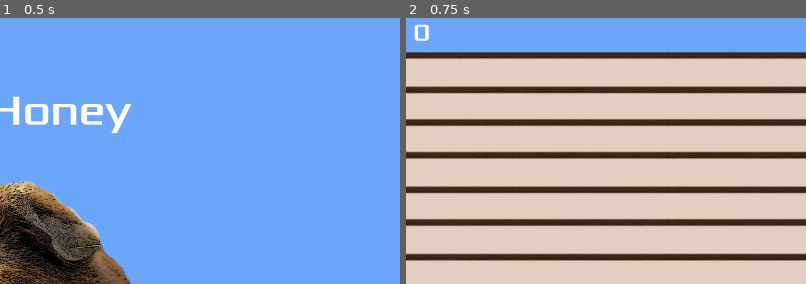
Above: before the commit, frames 1-2 (left to right).
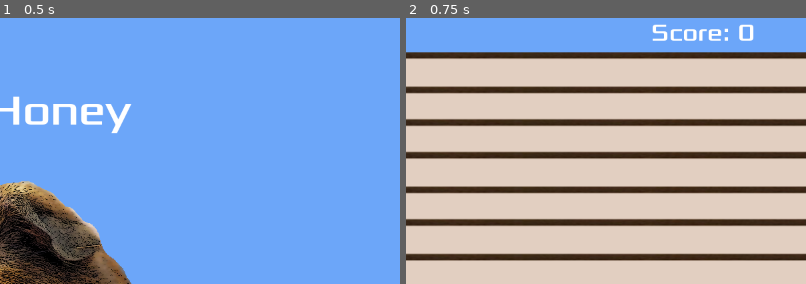
Above: after the commit, the same moments.

Repository: bristol-pride-game-jam/Honey
Game: Godot game, scene res://Main.tscn
Same seed, same stepped clock (60 frames per second), same inputs: the game is played once before the commit and once after it.
Inputs:
- Up to frame 1 (0.5 s): no input
- Up to frame 2 (0.75 s): click "Play" at 0.5 s
The pictures show only the part of the screen within x 48-98%, y 0-50%; the shares and areas given below are measured in that part.

Frame 1 is identical in both runs. In frame 2, 0.8% of the frame differs, in the area x 2-87%, y 2-9%.

Commit message:
Made Score text clearer and right aligned

Diff:
--- a/HUD.gd
+++ b/HUD.gd
@@ -14,9 +14,9 @@
 	$StartButton.hide()
 	$MessageLabel.hide()
 	$Logo.hide()
-	$ScoreLabel.text = "0"
+	$ScoreLabel.text = "Score: 0"
 	$ScoreLabel.show()
 	emit_signal("start_game")
 
 func change_score(score):
-	$ScoreLabel.text = str(score)
+	$ScoreLabel.text = "Score: " + str(score)
--- a/HUD.tscn
+++ b/HUD.tscn
@@ -41,11 +41,10 @@
 visible = false
 anchor_left = 1.0
 anchor_right = 1.0
-margin_left = -1199.0
+margin_left = -257.0
 margin_bottom = 45.0
 custom_fonts/font = SubResource( 5 )
-text = "0"
-align = 1
+text = "Score: 0"
 valign = 1
 
 [node name="StartButton" type="Button" parent="."]
